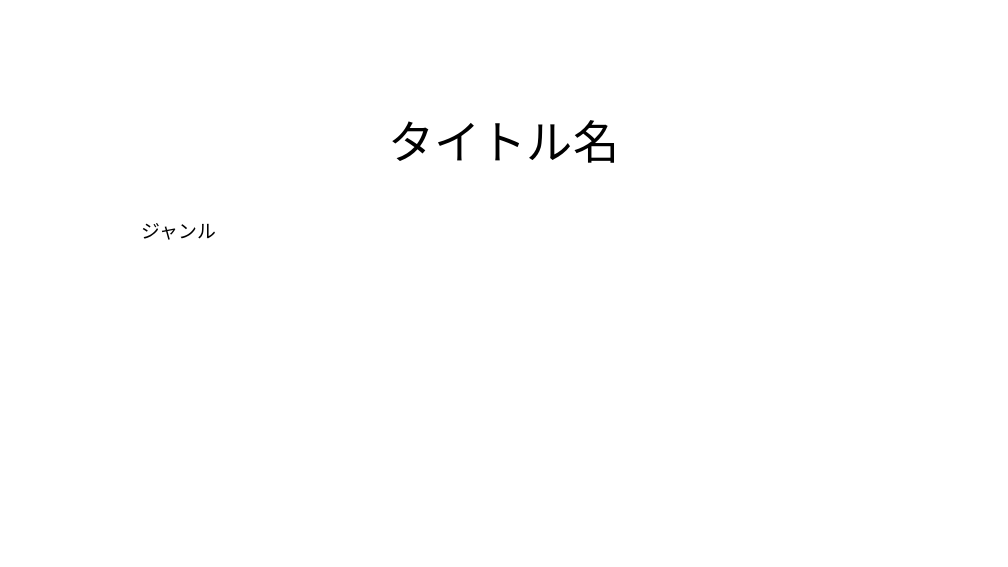
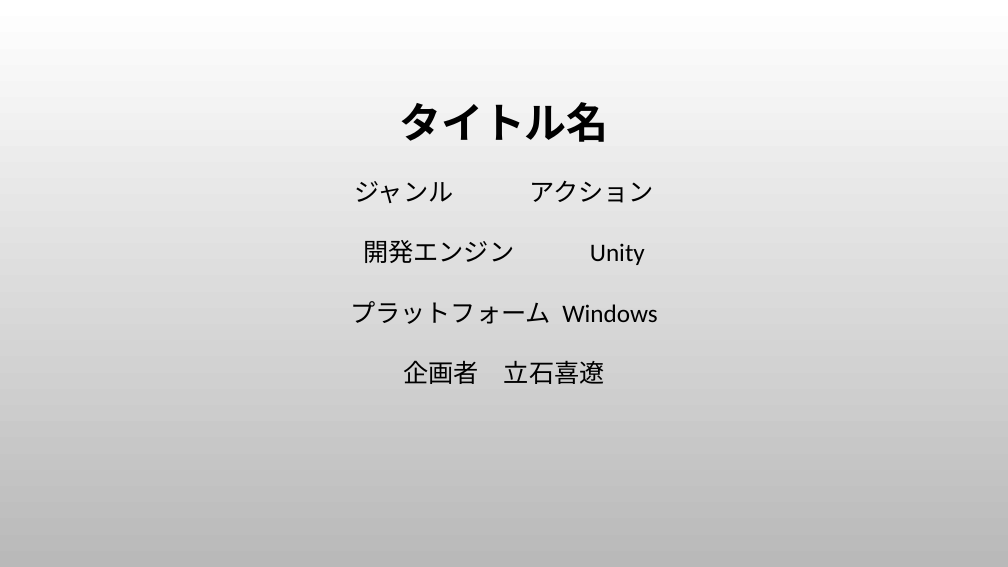
Before and after one commit to kiryo06/Game2025, a slide deck: slide 1 of プレゼンテーション1.pptx. Drawn at 1008x567 pixels with LibreOffice and Linux fonts; fonts in the diff are those of the drawing; background and template pictures are left out. Boxes give left, top, right and bottom in pixels: in the first picture for what was removed or moved away, otherwise in the second. Text is boxed around its words. In the diff, an @@ line names an element or a change of style, - is before the commit and + after.

```diff
--- a/プレゼンテーション1.pptx
+++ b/プレゼンテーション1.pptx
@@ background #FFFFFF to picture (left out) @@
@@ text "タイトル名": place and size @@
-text "タイトル名" at (388,120,619,163)
+text "タイトル名" at (399,102,609,142)
@@ text "タイトル名" at (399,102,609,142): size 44 to 40 pt, font Noto Sans CJK JP to Calibri, bold on @@
@@ text added at (350,180,657,384), 24 pt, text #000000 @@
+ジャンル アクション
+開発エンジン Unity
+プラットフォーム Windows
+企画者 立石喜遼
@@ text removed at (142,223,217,240) @@
-ジャンル
```
Also in this commit, not shown: 2 other slides changed.
